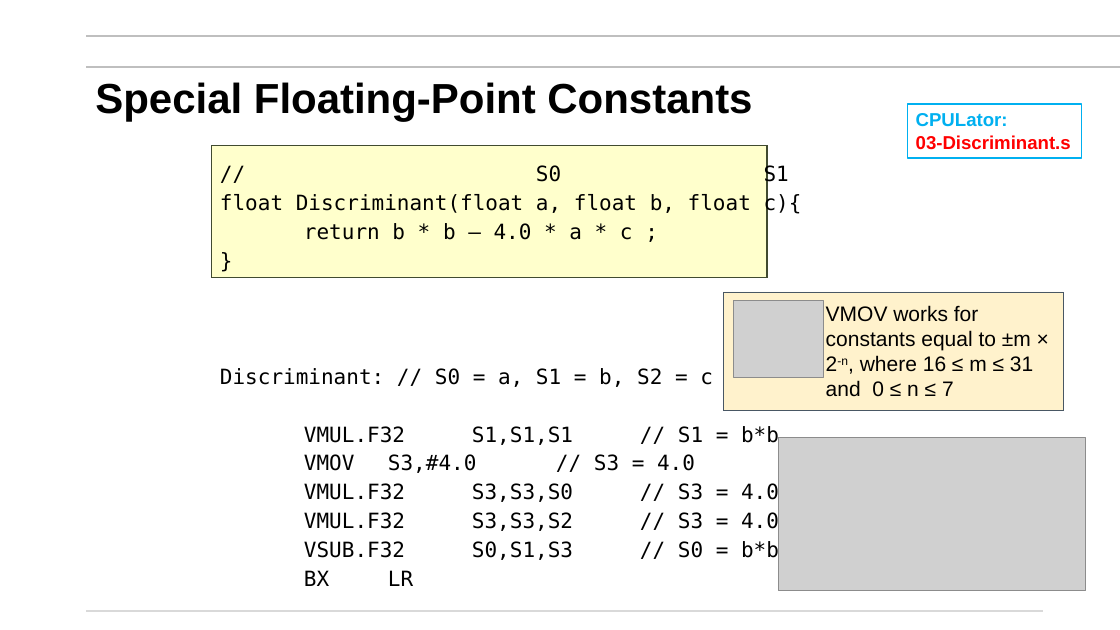
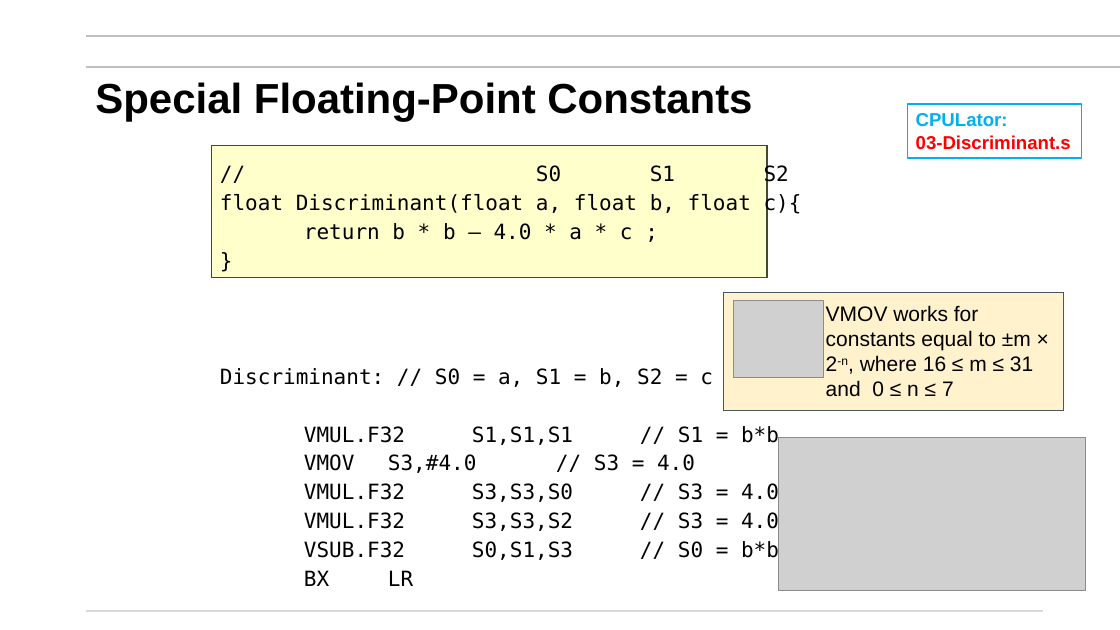
Before and after one commit to mikegrace2/CSEN20-Fall2026-Course-Website, a slide deck: slide 43 of Week08_FloatingPoint/Ch09_Getting Started with Floating Point_V4.pptx (slide 44 before the commit). Drawn at 1120x630 pixels with LibreOffice and Linux fonts; fonts in the diff are those of the drawing; grey boxes stand for pictures; background and template pictures are left out. Boxes give left, top, right and bottom in pixels: in the first picture for what was removed or moved away, otherwise in the second. Text is boxed around its words. In the diff, an @@ line names an element or a change of style, - is before the commit and + after.

Commit message:
Updated the move to page

```diff
--- a/Week08_FloatingPoint/Ch09_Getting Started with Floating Point_V4.pptx
+++ b/Week08_FloatingPoint/Ch09_Getting Started with Floating Point_V4.pptx
@@ text at [536,164,789,186]: text changed @@
-// S0 S1
+// S0 S1 S2
```
